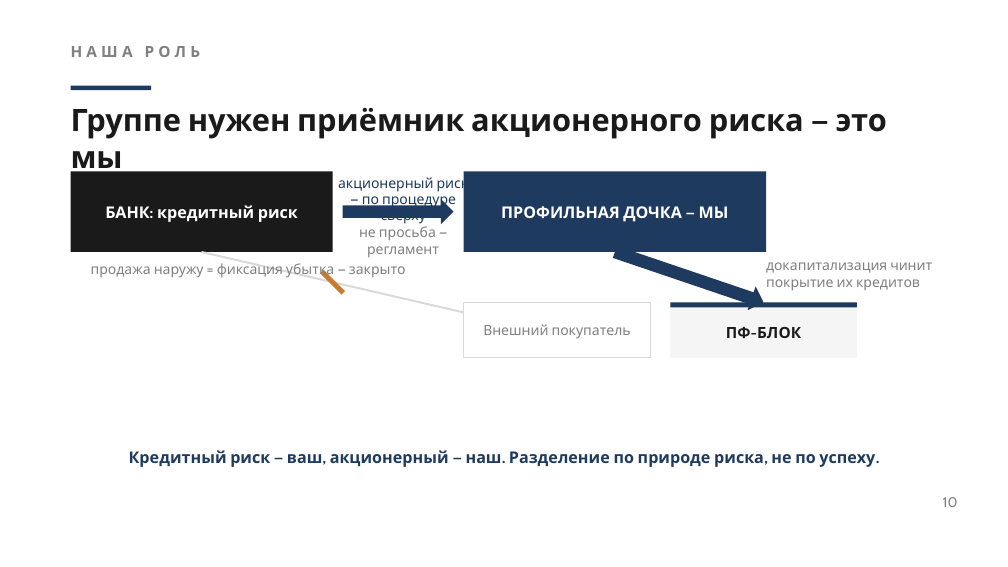
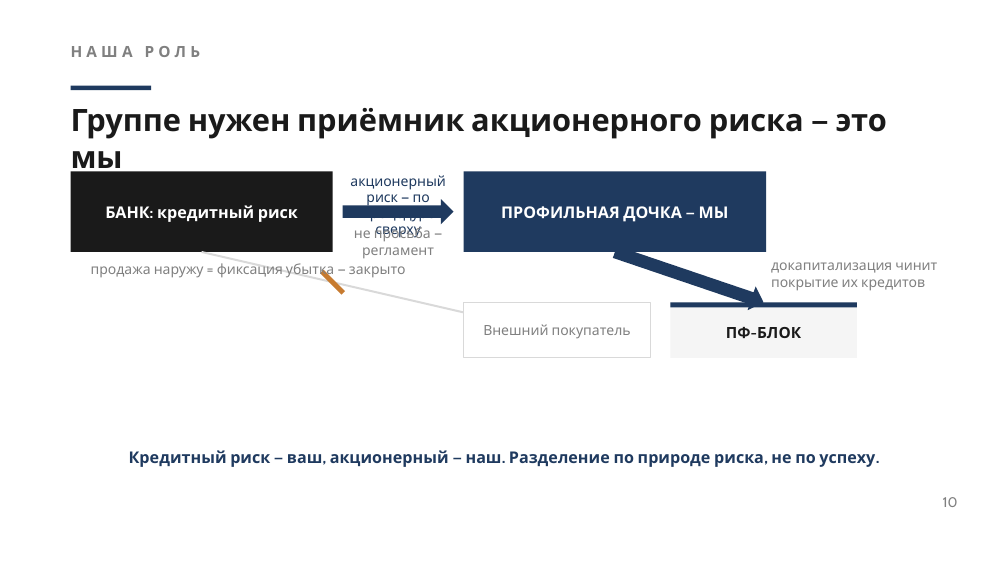
Before and after one commit to mail3875751-glitch/Solfeggio-2, a slide deck: slide 10 of Новое начало/Время партнёрских конструкций — внутренняя презентация (v2).pptx. Drawn at 1008x567 pixels with LibreOffice and Linux fonts; fonts in the diff are those of the drawing. Boxes give left, top, right and bottom in pixels: in the first picture for what was removed or moved away, otherwise in the second. Text is boxed around its words. In the diff, an @@ line names an element or a change of style, - is before the commit and + after.

```diff
--- a/Новое начало/Время партнёрских конструкций — внутренняя презентация (v2).pptx
+++ b/Новое начало/Время партнёрских конструкций — внутренняя презентация (v2).pptx
@@ text "акционерный риск — по процедуре ..." rewrapped from bbox=[338, 174, 469, 224] to bbox=[350, 175, 446, 238] @@
@@ text "не просьба — регламент": place and size @@
-text "не просьба — регламент" at bbox=[359, 226, 439, 257]
+text "не просьба — регламент" at bbox=[354, 226, 434, 258]
@@ text "докапитализация чинит покрытие их кредитов": place and size @@
-text "докапитализация чинит покрытие их кредитов" at bbox=[766, 262, 932, 291]
+text "докапитализация чинит покрытие их кредитов" at bbox=[771, 262, 937, 291]
```
Also in this commit, not shown: 3 other slides changed.
